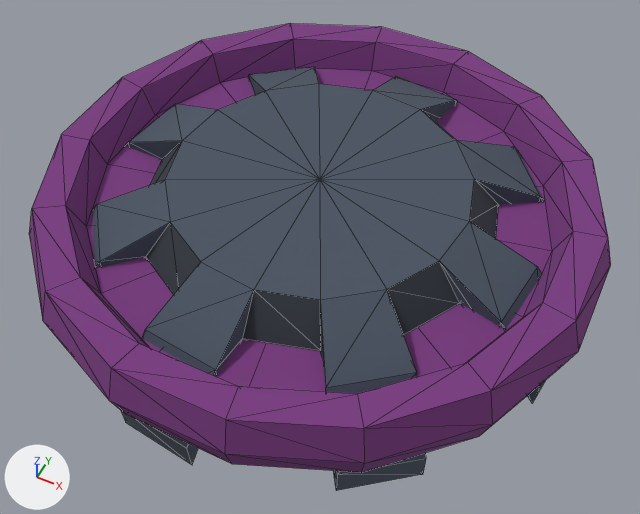
Before and after pictures for a commit that changed the glTF model models/rover/mine.gltf.
Camera for both pictures: a 50 mm lens placed at (0.503, -1.005, 1.19), pointed at (0.022, -0.042, -0.015). Every picture has the same lights, and +X, +Y and +Z are marked at lower left. Mesh edges are drawn as thin lines. Where no turn or scale is listed for an object, it has been applied to the vertices.
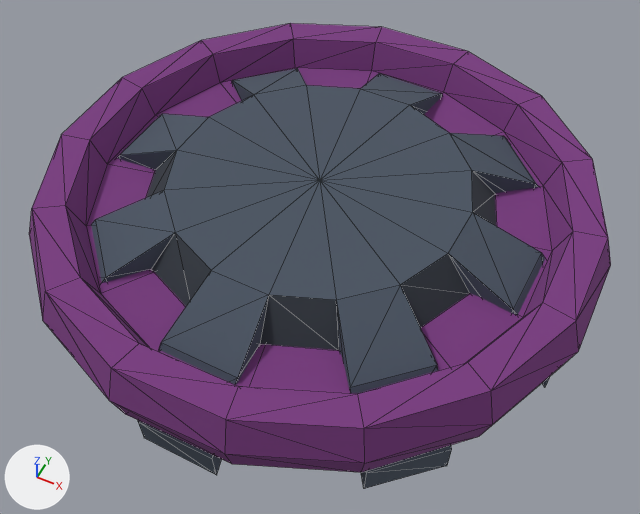
ob_plate is not drawn itself; it is the parent of ob_cylinder_001.

Boxes [x1, y1, x2, y2] around the edits, measured in the pictures (640 x 514 px):
'cylinder.001', moved, turned
    before: [92, 67, 546, 491]
    after: [91, 68, 550, 489]

What the commit changed:
Object 'plate' (ob_plate) moves from (0.0, 0.0, -0.0719) to (0.0, 0.0, -0.0742).
Object 'plate' (ob_plate) turns from (0, 0, 173) to (0, 0, 178) degrees about x, y and z.
